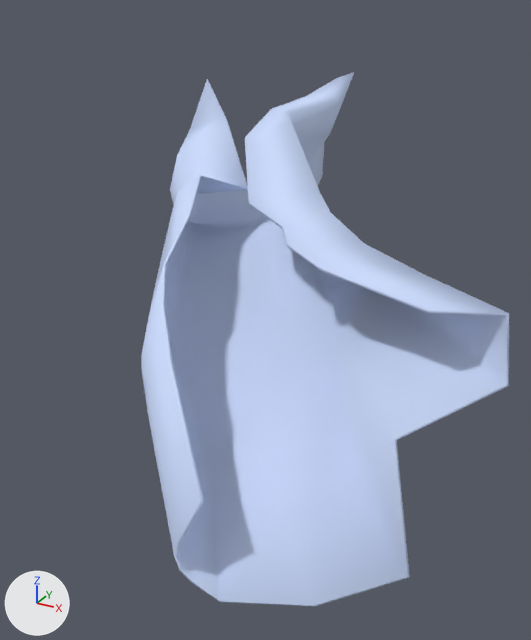
Two versions of the Blender file blend/cloth/clothInHand.blend, one commit apart.
Both versions are drawn from a 50 mm camera at (0.0873, -0.1404, 0.0541) aimed at (0.0075, 0.0047, -0.0185). The lights are fixed; the arrows at lower left show +X, +Y and +Z.

Script lines for the objects in view, before the commit:
```python
me_clothinhand = bpy.data.meshes.new('clothInHand')
me_clothinhand.from_pydata(...)  # 108 vertices, 88 faces; spans x -0.064..0.074, y -0.067..0.096, z -0.035..0.033
me_clothinhand.polygons.foreach_set('use_smooth', [True] * 88)
me_clothinhand.materials.append(mat_cloth)  # its picture is missing
ob_clothinhand = bpy.data.objects.new('clothInHand', me_clothinhand)
ob_clothinhand.location = (0.0, 0.0, 0.0)
_m = ob_clothinhand.modifiers.new('Solidify', 'SOLIDIFY')
_m.thickness = 0.0005
_m.nonmanifold_thickness_mode = 'FIXED'
_m.nonmanifold_merge_threshold = 0.0003
```
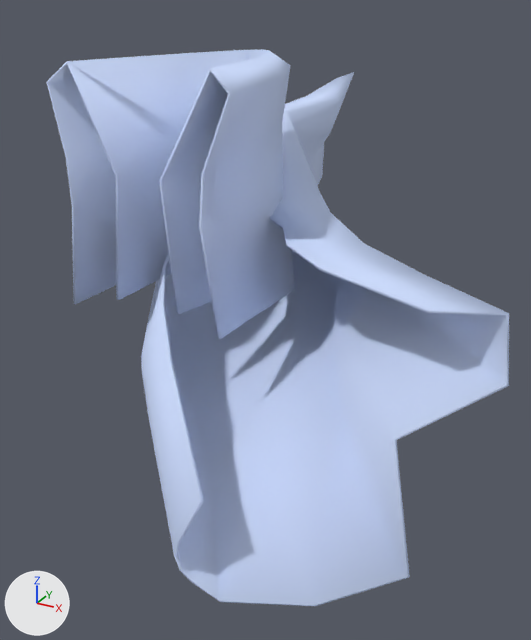
Location of each change, [x1, y1, x2, y2] in pixels of the pictures (531 x 640 px):
```json
{"object": "clothAroundAmpoule", "change": "added", "after": [47, 49, 295, 339], "on screen": "blue"}
```

The change, as JSON lines over the scene's bpy script:
```json
{"op": "add", "block": "me_clotharoundampoule", "code": ["me_clotharoundampoule = bpy.data.meshes.new('clothAroundAmpoule')", "me_clotharoundampoule.from_pydata(...)  # 49 vertices, 36 faces; spans x -0.0204..0.0208, y -0.0359..0.0233, z -0.0012..0.0486", "me_clotharoundampoule.polygons.foreach_set('use_smooth', [True] * 36)", "me_clotharoundampoule.materials.append(mat_cloth)  # its picture is missing"]}
{"op": "add", "block": "ob_clotharoundampoule", "code": ["ob_clotharoundampoule = bpy.data.objects.new('clothAroundAmpoule', me_clotharoundampoule)", "ob_clotharoundampoule.location = (0.0, 0.0, -0.0056)", "_m = ob_clotharoundampoule.modifiers.new('Solidify', 'SOLIDIFY')", "_m.thickness = 0.0005", "_m.nonmanifold_thickness_mode = 'FIXED'", "_m.nonmanifold_merge_threshold = 0.0003"]}
```
